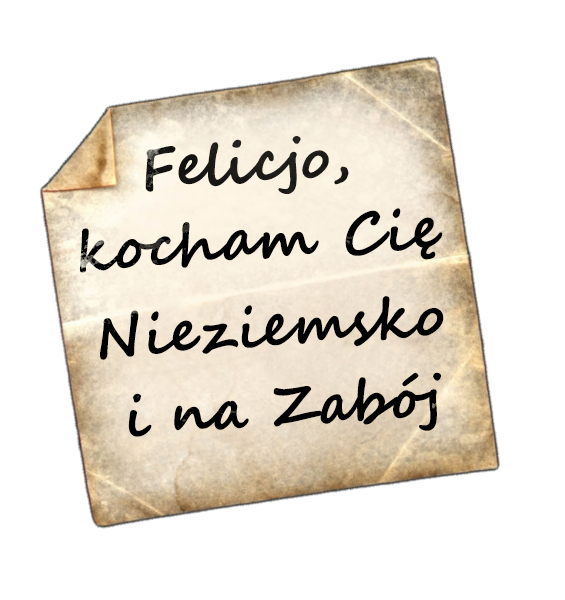
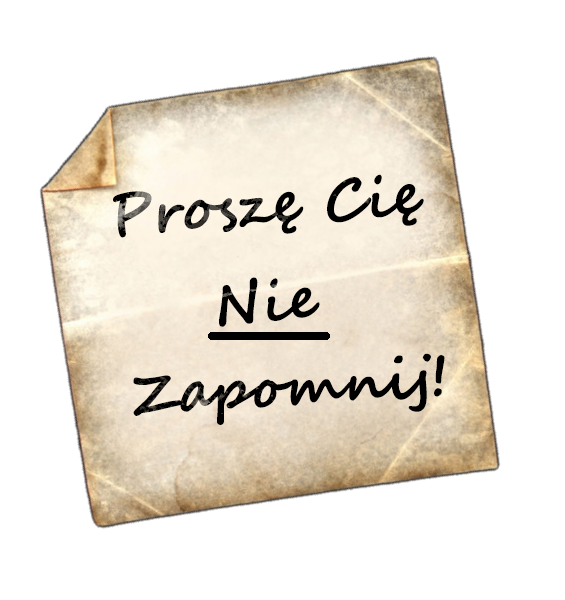
Comparing the layer stacks of the two 565px x 600px images. Changes:
renamed "kocham Cię" to "Proszę Cię", painted on it over [80, 174, 443, 273]
removed layer "Felicjo," over [145, 136, 349, 194]
renamed "Nieziemsko" to "Nie", painted on it over [100, 277, 444, 360]
added layer "Layer 1" above "Zapomnij!" over [208, 332, 330, 340]
renamed "i na Zabój" to "Zapomnij!", moved it above "cover", painted on it over [128, 353, 445, 437]
